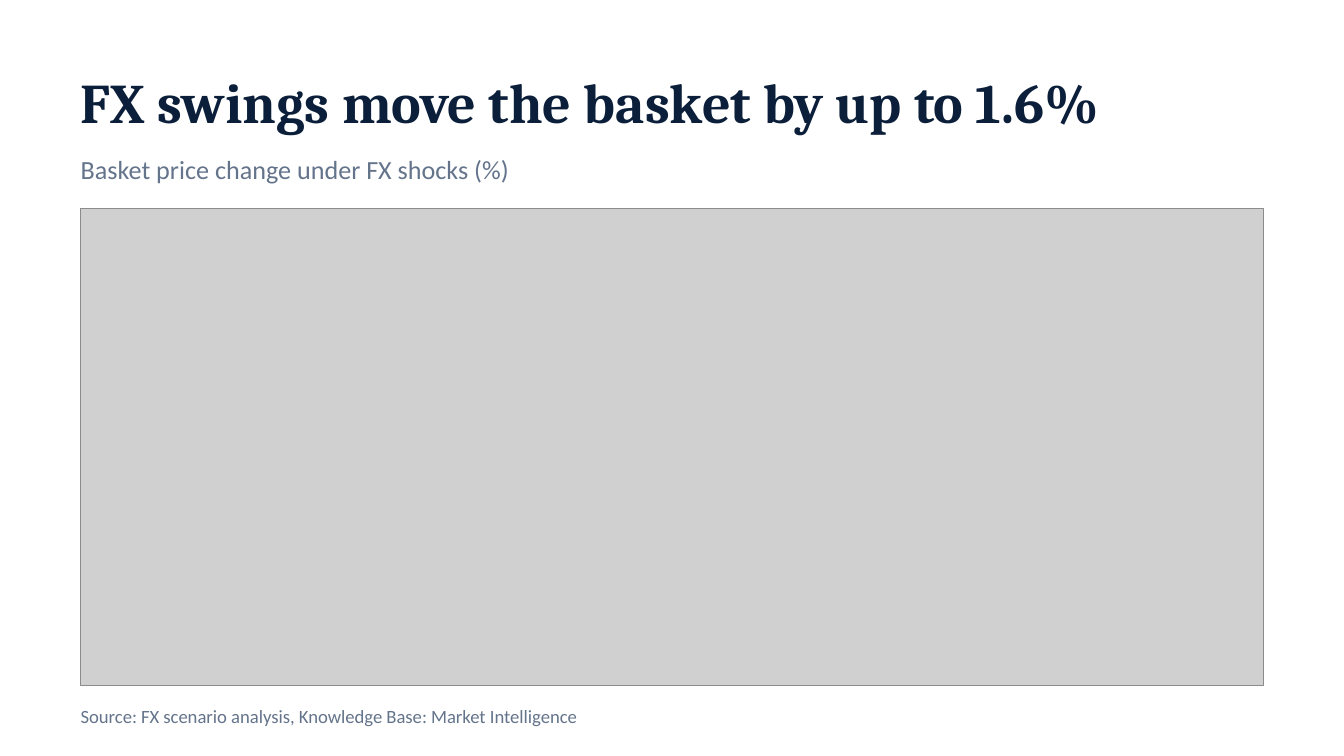
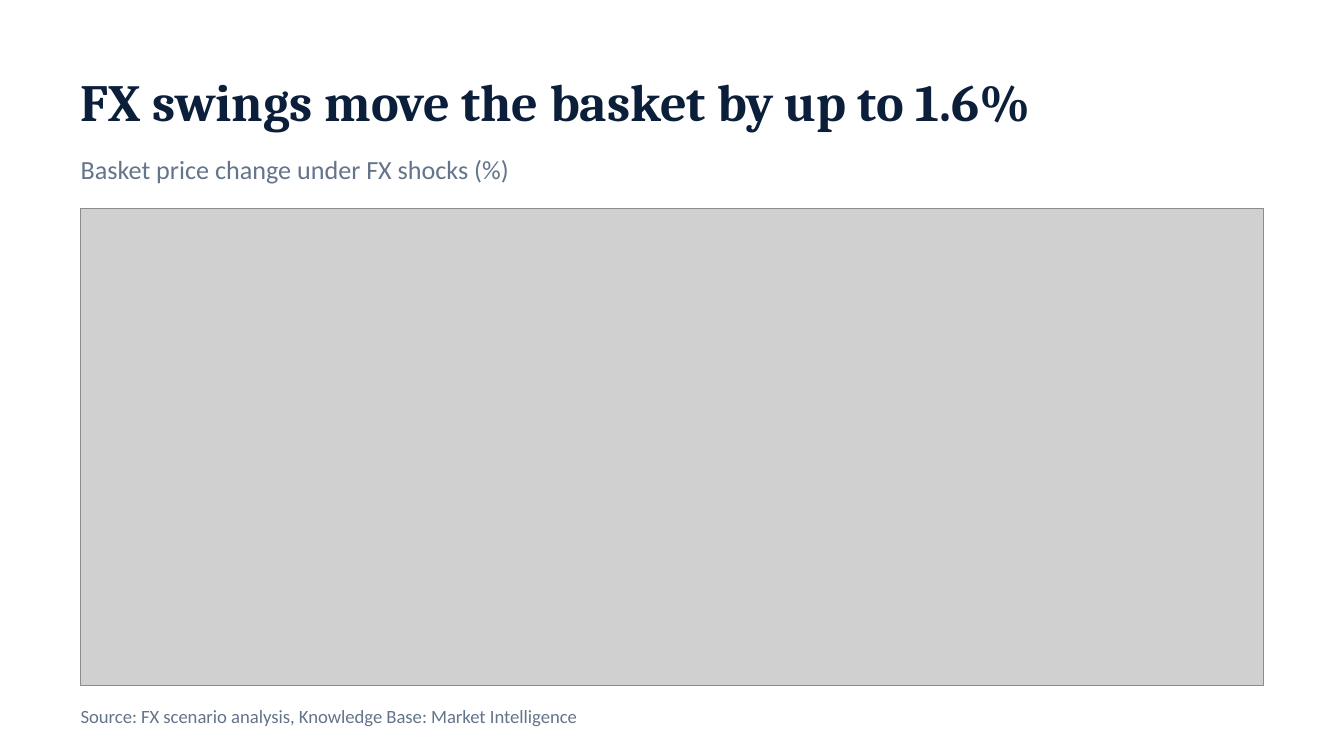
Before and after one commit to ITCDhruvil/SKODA-forecasting-POC, a slide deck: slide 7 of dashboard/public/reports/Auto_Parts_Price_Outlook.pptx. Drawn at 1344x756 pixels with LibreOffice and Linux fonts; fonts in the diff are those of the drawing; grey boxes stand for pictures. Boxes give left, top, right and bottom in pixels: in the first picture for what was removed or moved away, otherwise in the second. Text is boxed around its words. In the diff, an @@ line names an element or a change of style, - is before the commit and + after.

```diff
--- a/dashboard/public/reports/Auto_Parts_Price_Outlook.pptx
+++ b/dashboard/public/reports/Auto_Parts_Price_Outlook.pptx
@@ text "FX swings move the basket ..." at box(81, 84, 1030, 133): size 30 to 28 pt @@
```
Also in this commit, not shown: 7 other slides changed, 7 other files.
